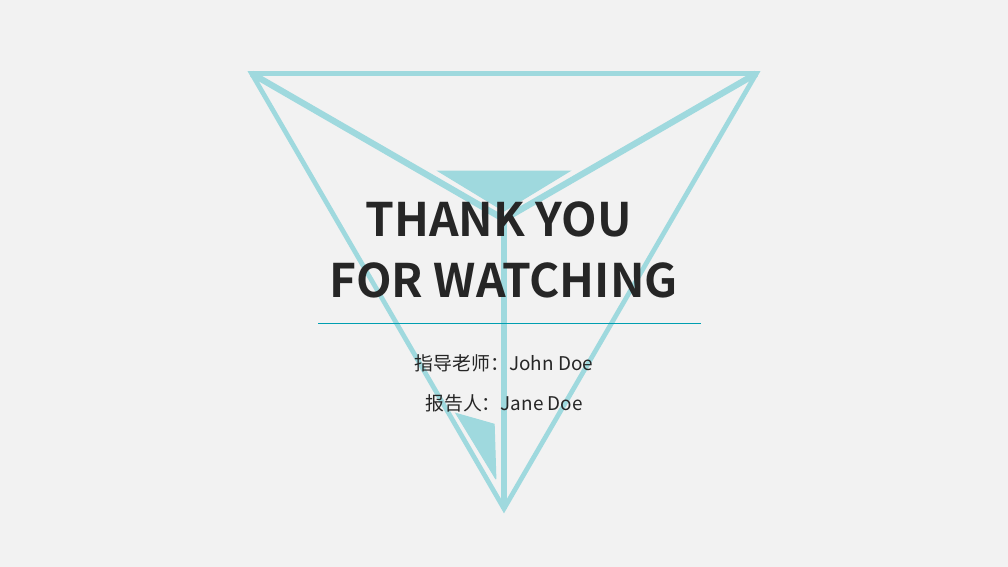
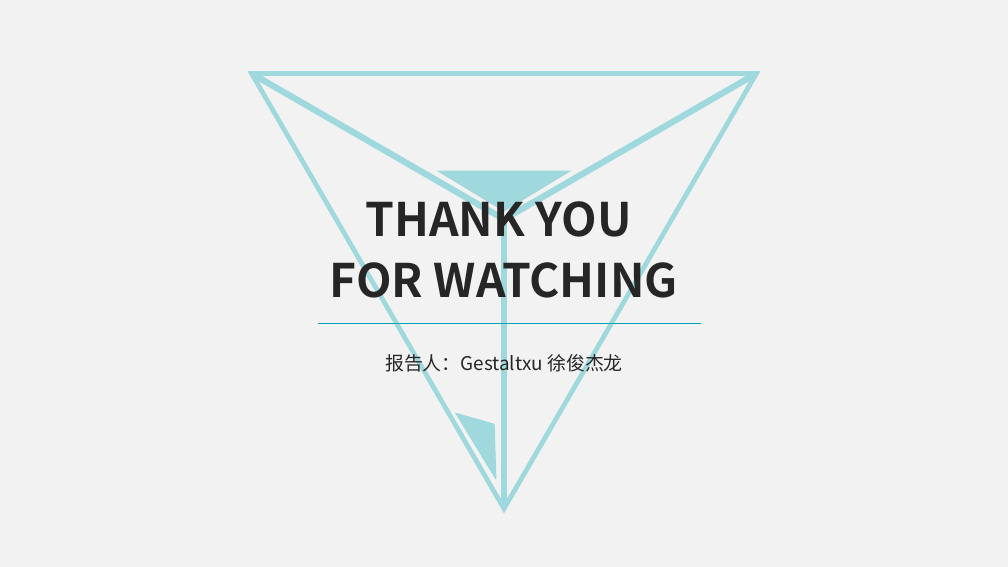
Before and after one commit to Siyuexi/InternNote, a slide deck: slide 19 of Tencent/Gestaltxu实习生答辩.pptx (slide 25 before the commit). Drawn at 1008x567 pixels with LibreOffice and Linux fonts; fonts in the diff are those of the drawing. Boxes give left, top, right and bottom in pixels: in the first picture for what was removed or moved away, otherwise in the second. Text is boxed around its words. In the diff, an @@ line names an element or a change of style, - is before the commit and + after.

```diff
--- a/Tencent/Gestaltxu实习生答辩.pptx
+++ b/Tencent/Gestaltxu实习生答辩.pptx
@@ text at box(385, 351, 623, 376): text changed @@
-指导老师：John Doe
-报告人：Jane Doe
+报告人：Gestaltxu 徐俊杰龙
```
Also in this commit, not shown: 6 other slides changed, 6 slides added, 12 slides removed, 1 other file.
